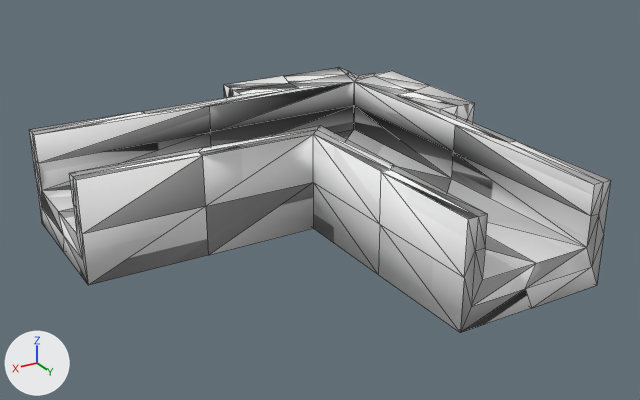
Renders of the glTF model resources/shape-5.glb from each side of a commit.
Before and after are seen from a 50 mm lens placed at (0.793, 1.259, 0.577), pointed at (0.137, 0.165, 0.03). Every picture has the same lights, and +X, +Y and +Z are marked at lower left. Mesh edges are drawn as thin lines. Vertices at the same position are counted once.

The first picture shows 'defaultobject'.
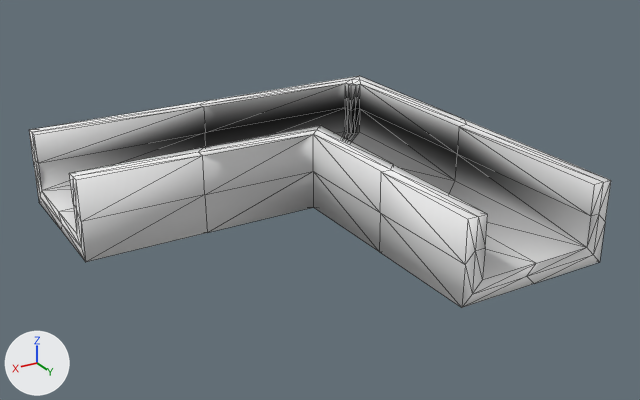
Changed parts and their boxes [x1, y1, x2, y2] in the pictures (640 x 400 px):
'defaultobject', reshaped (13% shorter): before [29, 67, 611, 333]; after [29, 76, 611, 308]
part 1 of me_defaultobject, cut back: before [32, 67, 603, 333]; after [32, 76, 605, 308]
part 2 of me_defaultobject, surface changed: [29, 119, 611, 294] in both
part 3 of me_defaultobject, recoloured: [38, 108, 599, 280] in both

The edits, one by one:
me_defaultobject is used by ob_defaultobject; location (0.0, 0.0, 0.0).
me_defaultobject had 154 vertices, 304 faces and spanned x -0.2..0.5, y -0.2..0.5, z -0.038..0.125.
me_defaultobject now has 106 vertices, 208 faces and spans x -0.125..0.5, y -0.125..0.5, z 0.0..0.125.
Part 1, on me_defaultobject:
65 vertices are removed from x -0.2..0.5, y -0.2..0.5, z -0.038..0.125.
170 faces are deleted.
7 vertices in x -0.125..0.5, y -0.125..0.5, z 0.044 move by (0.0, 0.0, 0.018).
6 vertices in x -0.109..0.5, y -0.109..0.5, z -0.003 move by (0.0, 0.0, 0.019).
5 vertices in x 0.0..0.5, y 0.0..0.5, z -0.038 move by (0.0, 0.0, 0.038).
3 vertices in x -0.094, y -0.094, z 0.031..0.125 move by (0.01, 0.02, 0.0).
3 vertices in x -0.094, y -0.094, z 0.031..0.125 move by (0.02, 0.01, 0.0).
3 vertices in x -0.094..0.0, y 0.0..0.203, z 0.031..0.078 move by (0.0, 0.01, 0.0).
18 vertices move from x -0.125..0.312, y -0.125..0.312, z -0.038..0.125 to x -0.125..0.213, y -0.125..0.213, z 0.0..0.125.
17 vertices are added at x -0.125..0.5, y -0.125..0.5, z 0.0..0.125.
74 new faces join them.
me_defaultobject part 2: 134 kept faces spanning x -0.125..0.5, y -0.125..0.5, z 0.0..0.125 get new texture (UV) coordinates.
me_defaultobject part 3: 78 kept faces spanning x -0.125..0.5, y -0.094..0.5, z 0.0..0.125 get new vertex colours.
